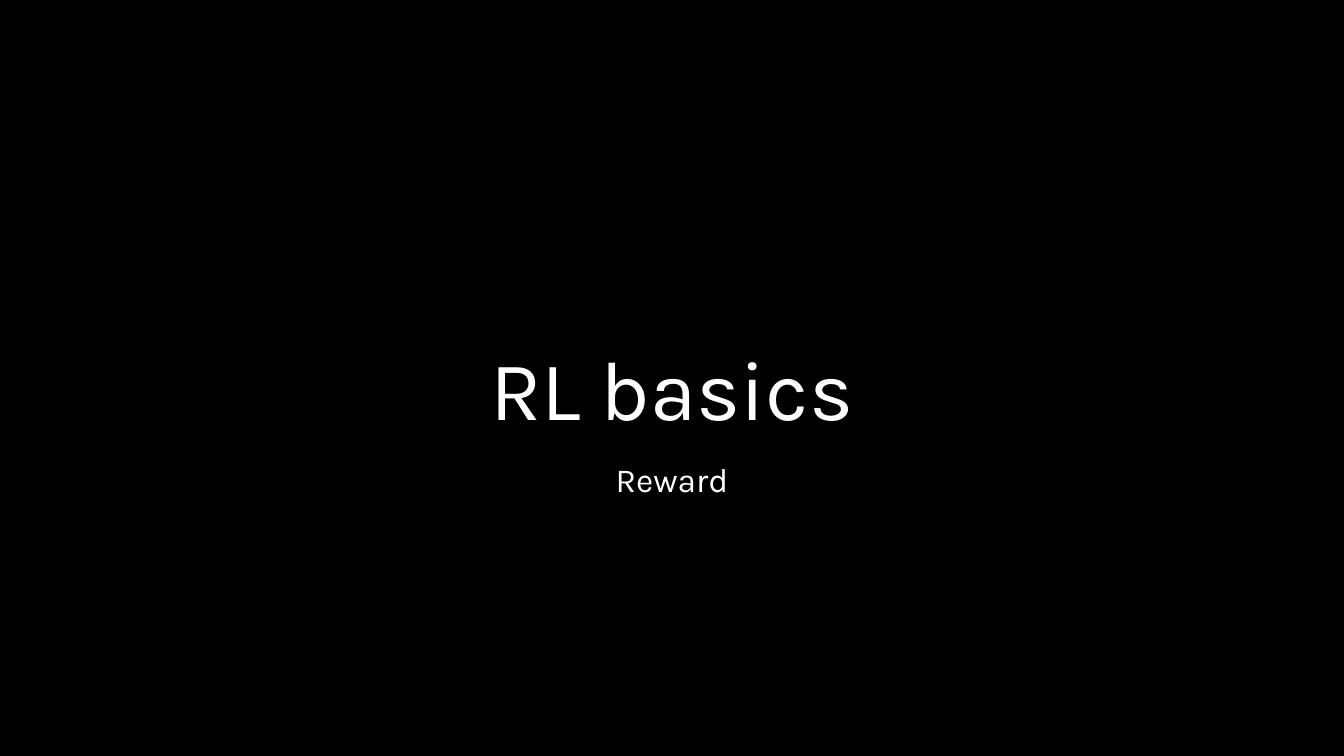
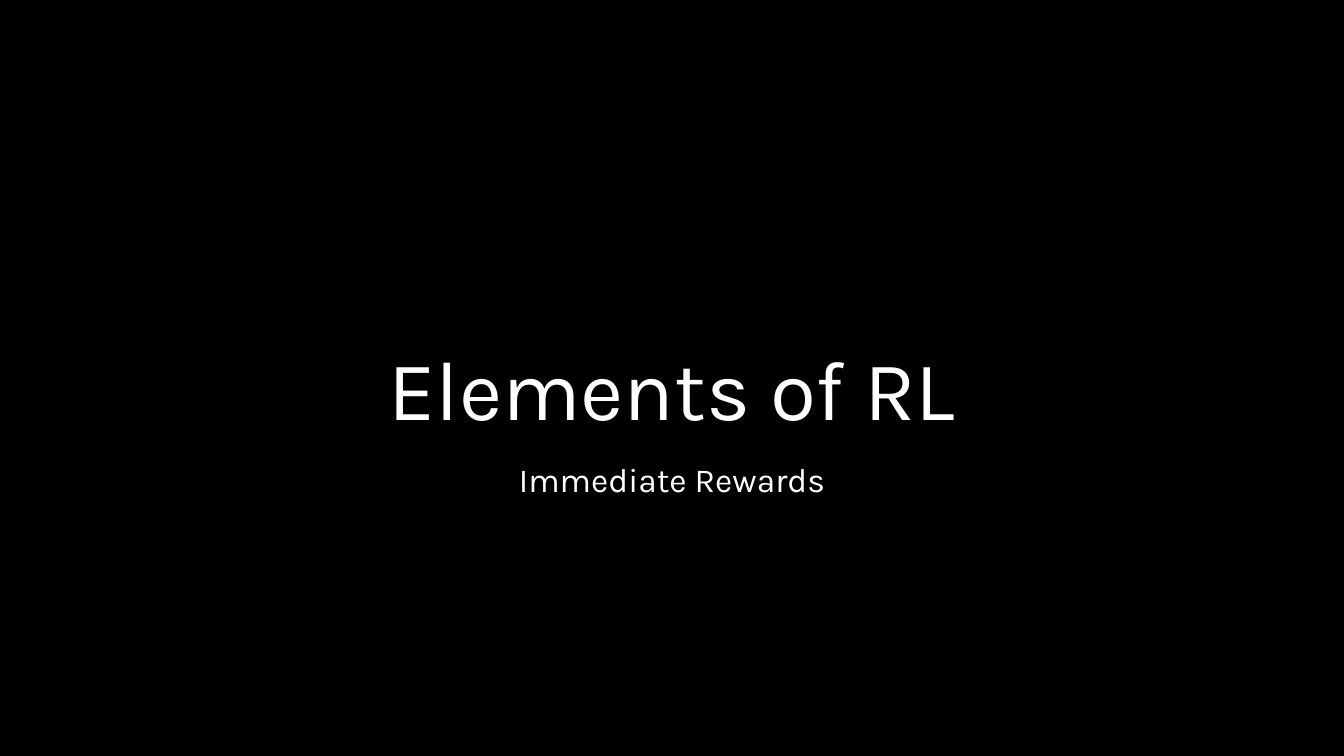
Before and after one commit to mhahsler/Introduction_to_Reinforcement_Learning, a slide deck: slide 15 of slides/Lecture_Chapter01.pptx. Drawn at 1344x756 pixels with LibreOffice and Linux fonts; fonts in the diff are those of the drawing; background and template pictures are left out. Boxes give left, top, right and bottom in pixels: in the first picture for what was removed or moved away, otherwise in the second. Text is boxed around its words. In the diff, an @@ line names an element or a change of style, - is before the commit and + after.

```diff
--- a/slides/Lecture_Chapter01.pptx
+++ b/slides/Lecture_Chapter01.pptx
@@ title at [388, 362, 956, 421]: text changed @@
-RL basics
+Elements of RL
@@ text at [519, 469, 825, 493]: text changed @@
-Reward
+Immediate Rewards
```
Also in this commit, not shown: 23 other slides changed, 6 slides added, 20 slides removed, 12 other files.
